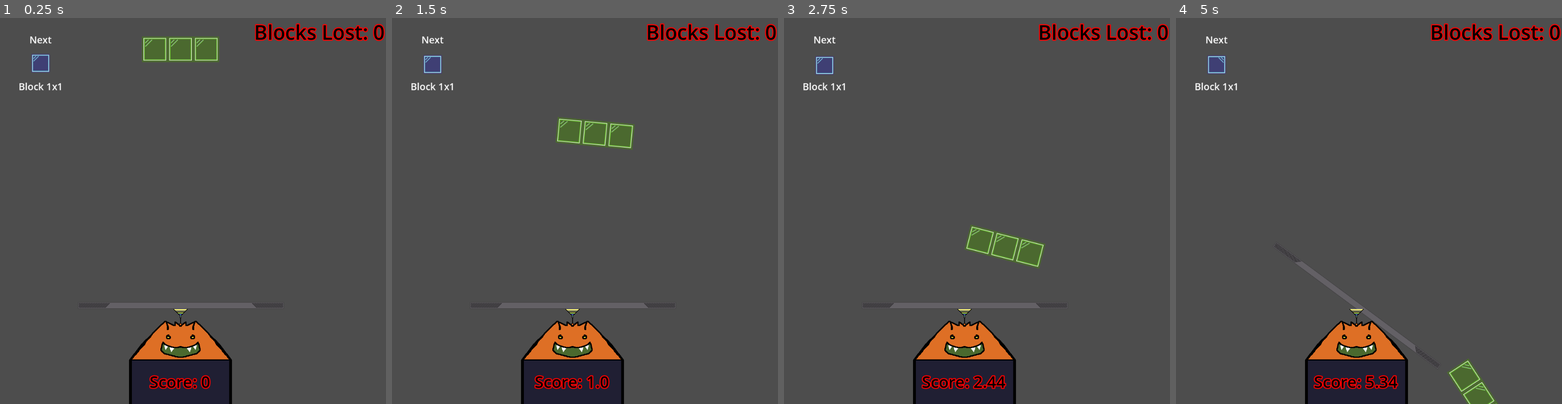
Above: before the commit, frames 1-4 (left to right).
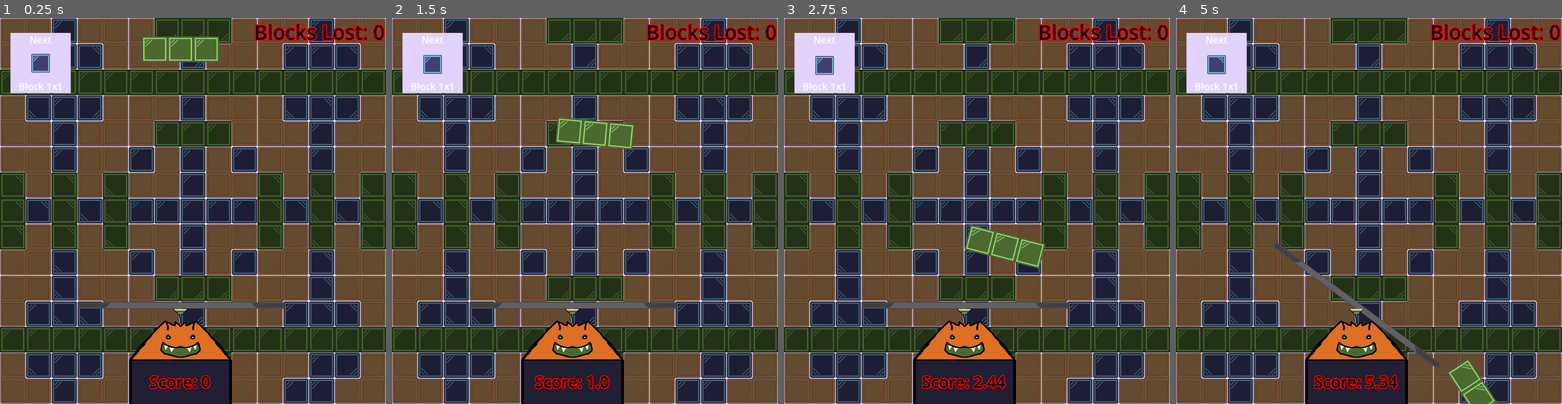
Above: after the commit, the same moments.

Repository: Simon-Melcher/TetriScales
Game: Godot game, scene res://Scenes/Main-Game.tscn
Two runs of this game, one before a commit and one after it. Both use one fixed random seed, a clock stepped at 60 frames per second and the inputs below.
Inputs:
- Up to frame 1 (0.25 s): no input
- Up to frame 2 (1.5 s): hold Right (move_right) 0.53-1.28 s; hold Up (rotate_block) 0.53-1.28 s; hold Down (move_down) from 1.28 s (still down); tap Up (rotate_block) at 1.35 s
- Up to frame 3 (2.75 s): release Down (move_down) at 2.03 s; hold Right (move_right) from 2.03 s (still down); hold Up (rotate_block) from 2.03 s (still down)
- Up to frame 4 (5 s): release Up (rotate_block) at 2.78 s; tap Up (rotate_block) at 2.85, 4.35 s; release Right (move_right) at 3.53 s; hold Up (rotate_block) 3.53-4.28 s; hold Left (move_left) from 3.53 s (still down)

The runs differ from the first frame. In frame 1, 89% of the frame differs, in the area x 0-100%, y 0-100%; in frame 2, 89%; in frame 3, 89%; in frame 4, 90%.

Commit message:
Added Background

Diff:
--- /dev/null
+++ b/Background.tscn
@@ -0,0 +1,249 @@
+[gd_scene load_steps=4 format=3 uid="uid://beyyibtg8qaob"]
+
+[ext_resource type="Texture2D" uid="uid://b7l4y6wo1xesq" path="res://Ressources/block_1x1.png" id="1_jqsg2"]
+[ext_resource type="Texture2D" uid="uid://wq87fuq6fc88" path="res://Ressources/block_2x2_L.png" id="2_8xc84"]
+[ext_resource type="Texture2D" uid="uid://bxgf65ob4v7el" path="res://Ressources/block_3x1.png" id="3_ynkqc"]
+
+[node name="Node2D" type="Node2D"]
+
+[node name="Block1x1" type="Sprite2D" parent="."]
+position = Vector2(96, 96)
+texture = ExtResource("1_jqsg2")
+
+[node name="Block2x2L" type="Sprite2D" parent="."]
+position = Vector2(64, 64)
+texture = ExtResource("2_8xc84")
+
+[node name="Block3x1" type="Sprite2D" parent="."]
+position = Vector2(224, 33)
+texture = ExtResource("3_ynkqc")
+
+[node name="Node2D" type="Node2D" parent="."]
+position = Vector2(256, 63)
+rotation = 1.5708
+
+[node name="Block1x1" type="Sprite2D" parent="Node2D"]
+position = Vector2(96, 96)
+texture = ExtResource("1_jqsg2")
+
+[node name="Block1x1" type="Sprite2D" parent="Node2D/Block1x1"]
+position = Vector2(190, 66)
+texture = ExtResource("1_jqsg2")
+
+[node name="Block2x2L" type="Sprite2D" parent="Node2D"]
+position = Vector2(64, 64)
+texture = ExtResource("2_8xc84")
+
+[node name="Block3x1" type="Sprite2D" parent="Node2D"]
+position = Vector2(225, 32)
+texture = ExtResource("3_ynkqc")
+
+[node name="Block3x1" type="Sprite2D" parent="Node2D/Block3x1"]
+position = Vector2(-66, 195)
+texture = ExtResource("3_ynkqc")
+
+[node name="Node2D2" type="Node2D" parent="."]
+position = Vector2(257, 66)
+
+[node name="Block1x1" type="Sprite2D" parent="Node2D2"]
+position = Vector2(96, 96)
+texture = ExtResource("1_jqsg2")
+
+[node name="Block1x1" type="Sprite2D" parent="Node2D2/Block1x1"]
+position = Vector2(1, -129)
+texture = ExtResource("1_jqsg2")
+
+[node name="Block1x1" type="Sprite2D" parent="Node2D2/Block1x1/Block1x1"]
+position = Vector2(64, 0)
+rotation = 4.71239
+texture = ExtResource("1_jqsg2")
+
+[node name="Block2x2L" type="Sprite2D" parent="Node2D2"]
+position = Vector2(64, 64)
+texture = ExtResource("2_8xc84")
+
+[node name="Block2x2L" type="Sprite2D" parent="Node2D2/Block2x2L"]
+position = Vector2(0, 130)
+texture = ExtResource("2_8xc84")
+
+[node name="Block2x2L" type="Sprite2D" parent="Node2D2/Block2x2L/Block2x2L"]
+position = Vector2(0, 130)
+texture = ExtResource("2_8xc84")
+
+[node name="Block3x1" type="Sprite2D" parent="Node2D2"]
+position = Vector2(224, 33)
+texture = ExtResource("3_ynkqc")
+
+[node name="Block3x1" type="Sprite2D" parent="Node2D2/Block3x1"]
+position = Vector2(-391, 708)
+texture = ExtResource("3_ynkqc")
+
+[node name="Block3x2" type="Sprite2D" parent="Node2D2/Block3x1"]
+position = Vector2(66, -65)
+texture = ExtResource("3_ynkqc")
+
+[node name="Block3x1" type="Sprite2D" parent="Node2D2/Block3x1/Block3x2"]
+position = Vector2(-391, 708)
+texture = ExtResource("3_ynkqc")
+
+[node name="Block3x3" type="Sprite2D" parent="Node2D2/Block3x1"]
+position = Vector2(196, 63)
+rotation = 1.5708
+texture = ExtResource("3_ynkqc")
+
+[node name="Block3x1" type="Sprite2D" parent="Node2D2/Block3x1/Block3x3"]
+position = Vector2(576, 198)
+texture = ExtResource("3_ynkqc")
+
+[node name="Block3x2" type="Sprite2D" parent="Node2D2/Block3x1/Block3x3"]
+position = Vector2(65, -65)
+texture = ExtResource("3_ynkqc")
+
+[node name="Block3x1" type="Sprite2D" parent="Node2D2/Block3x1/Block3x3/Block3x2"]
+position = Vector2(318, 67.9999)
+texture = ExtResource("3_ynkqc")
+
+[node name="Node2D" type="Node2D" parent="Node2D2"]
+position = Vector2(256, 63)
+rotation = 1.5708
+
+[node name="Block1x1" type="Sprite2D" parent="Node2D2/Node2D"]
+position = Vector2(96, 96)
+texture = ExtResource("1_jqsg2")
+
+[node name="Block1x1" type="Sprite2D" parent="Node2D2/Node2D/Block1x1"]
+position = Vector2(68, 65)
+texture = ExtResource("1_jqsg2")
+
+[node name="Block1x1" type="Sprite2D" parent="Node2D2/Node2D/Block1x1/Block1x1"]
+position = Vector2(128, -3.8147e-06)
+texture = ExtResource("1_jqsg2")
+
+[node name="Block2x2L" type="Sprite2D" parent="Node2D2/Node2D"]
+position = Vector2(64, 64)
+texture = ExtResource("2_8xc84")
+
+[node name="Block2x2L" type="Sprite2D" parent="Node2D2/Node2D/Block2x2L"]
+position = Vector2(-127, -261)
+texture = ExtResource("2_8xc84")
+
+[node name="Block3x1" type="Sprite2D" parent="Node2D2/Node2D"]
+position = Vector2(225, 32)
+texture = ExtResource("3_ynkqc")
+
+[node name="Block3x1" type="Sprite2D" parent="Node2D2/Node2D/Block3x1"]
+position = Vector2(324, 261)
+texture = ExtResource("3_ynkqc")
+
+[node name="Node2D3" type="Node2D" parent="."]
+position = Vector2(639, 641)
+rotation = 3.14159
+
+[node name="Block1x1" type="Sprite2D" parent="Node2D3"]
+position = Vector2(96, 96)
+texture = ExtResource("1_jqsg2")
+
+[node name="Block2x2L" type="Sprite2D" parent="Node2D3"]
+position = Vector2(64, 64)
+texture = ExtResource("2_8xc84")
+
+[node name="Block2x2L" type="Sprite2D" parent="Node2D3/Block2x2L"]
+position = Vector2(321, -196)
+texture = ExtResource("2_8xc84")
+
+[node name="Block3x1" type="Sprite2D" parent="Node2D3"]
+position = Vector2(224, 33)
+texture = ExtResource("3_ynkqc")
+
+[node name="Block3x1" type="Sprite2D" parent="Node2D3/Block3x1"]
+position = Vector2(256, 63)
+texture = ExtResource("3_ynkqc")
+
+[node name="Node2D" type="Node2D" parent="Node2D3"]
+position = Vector2(256, 63)
+rotation = 1.5708
+
+[node name="Block1x1" type="Sprite2D" parent="Node2D3/Node2D"]
+position = Vector2(96, 96)
+texture = ExtResource("1_jqsg2")
+
+[node name="Block1x1" type="Sprite2D" parent="Node2D3/Node2D/Block1x1"]
+position = Vector2(-193, -65)
+texture = ExtResource("1_jqsg2")
+
+[node name="Block1x1" type="Sprite2D" parent="Node2D3/Node2D/Block1x1/Block1x1"]
+position = Vector2(-64, -61)
+texture = ExtResource("1_jqsg2")
+
+[node name="Block1x1" type="Sprite2D" parent="Node2D3/Node2D/Block1x1/Block1x1/Block1x1"]
+position = Vector2(62, -199)
+texture = ExtResource("1_jqsg2")
+
+[node name="Block1x2" type="Sprite2D" parent="Node2D3/Node2D/Block1x1/Block1x1"]
+position = Vector2(63.9999, -260)
+texture = ExtResource("1_jqsg2")
+
+[node name="Block1x1" type="Sprite2D" parent="Node2D3/Node2D/Block1x1/Block1x1/Block1x2"]
+position = Vector2(-64, -61)
+texture = ExtResource("1_jqsg2")
+
+[node name="Block2x2L" type="Sprite2D" parent="Node2D3/Node2D"]
+position = Vector2(64, 62)
+texture = ExtResource("2_8xc84")
+
+[node name="Block3x1" type="Sprite2D" parent="Node2D3/Node2D"]
+position = Vector2(225, 32)
+texture = ExtResource("3_ynkqc")
+
+[node name="Node2D2" type="Node2D" parent="Node2D3"]
+position = Vector2(257, 66)
+
+[node name="Block1x1" type="Sprite2D" parent="Node2D3/Node2D2"]
+position = Vector2(96, 96)
+texture = ExtResource("1_jqsg2")
+
+[node name="Block2x2L" type="Sprite2D" parent="Node2D3/Node2D2"]
+position = Vector2(64, 64)
+texture = ExtResource("2_8xc84")
+
+[node name="Block3x1" type="Sprite2D" parent="Node2D3/Node2D2"]
+position = Vector2(291, -165)
+texture = ExtResource("3_ynkqc")
+
+[node name="Node2D" type="Node2D" parent="Node2D3/Node2D2"]
+position = Vector2(256, 63)
+rotation = 1.5708
+
+[node name="Block1x1" type="Sprite2D" parent="Node2D3/Node2D2/Node2D"]
+position = Vector2(96, 96)
+texture = ExtResource("1_jqsg2")
+
+[node name="Block2x2L" type="Sprite2D" parent="Node2D3/Node2D2/Node2D"]
+position = Vector2(64, 64)
+texture = ExtResource("2_8xc84")
+
+[node name="Block2x2L" type="Sprite2D" parent="Node2D3/Node2D2/Node2D/Block2x2L"]
+position = Vector2(65.9999, -126)
+texture = ExtResource("2_8xc84")
+
+[node name="Block2x2L3" type="Sprite2D" parent="Node2D3/Node2D2/Node2D/Block2x2L"]
+position = Vector2(-64.0001, -129)
+rotation = 1.5708
+texture = ExtResource("2_8xc84")
+
+[node name="Block2x2L3" type="Sprite2D" parent="Node2D3/Node2D2/Node2D/Block2x2L/Block2x2L3"]
+position = Vector2(3.8147e-05, 130)
+texture = ExtResource("2_8xc84")
+
+[node name="Block2x2L2" type="Sprite2D" parent="Node2D3/Node2D2/Node2D/Block2x2L"]
+position = Vector2(-194, 128)
+texture = ExtResource("2_8xc84")
+
+[node name="Block3x1" type="Sprite2D" parent="Node2D3/Node2D2/Node2D"]
+position = Vector2(225, 32)
+texture = ExtResource("3_ynkqc")
+
+[node name="Block3x1" type="Sprite2D" parent="Node2D3/Node2D2/Node2D/Block3x1"]
+position = Vector2(64, -64)
+rotation = 3.14159
+texture = ExtResource("3_ynkqc")
--- /dev/null
+++ b/Ressources/15x15 Background Tile.tscn
@@ -0,0 +1,187 @@
+[gd_scene load_steps=7 format=3 uid="uid://cpjak7ahx5h23"]
+
+[ext_resource type="PackedScene" uid="uid://cwg08ofgunphw" path="res://Ressources/9x9 Tile.tscn" id="1_7osqf"]
+[ext_resource type="PackedScene" uid="uid://c201535vdxx46" path="res://Ressources/2x5 Tile.tscn" id="2_ltqc4"]
+[ext_resource type="PackedScene" uid="uid://djkryr4eg7vsc" path="res://Ressources/2x2 Tile.tscn" id="3_o3euo"]
+[ext_resource type="Texture2D" uid="uid://bxgf65ob4v7el" path="res://Ressources/block_3x1.png" id="4_c8g7p"]
+[ext_resource type="Texture2D" uid="uid://b7l4y6wo1xesq" path="res://Ressources/block_1x1.png" id="5_0vquy"]
+[ext_resource type="PackedScene" uid="uid://dd64vbkqcvsnj" path="res://Ressources/3x1Tile.tscn" id="6_ltqc4"]
+
+[node name="Node2D" type="Node2D"]
+
+[node name="Node2D" parent="." instance=ExtResource("1_7osqf")]
+position = Vector2(320, 192)
+
+[node name="Node2D3" parent="." instance=ExtResource("2_ltqc4")]
+position = Vector2(640, 128)
+rotation = -3.14159
+
+[node name="Node2D2" parent="." instance=ExtResource("3_o3euo")]
+position = Vector2(640, 0)
+
+[node name="Node2D4" parent="." instance=ExtResource("3_o3euo")]
+position = Vector2(960, 320)
+rotation = -3.14159
+
+[node name="Node2D5" parent="." instance=ExtResource("3_o3euo")]
+position = Vector2(960, 0)
+rotation = 1.5708
+
+[node name="Block3x1" type="Sprite2D" parent="."]
+position = Vector2(480, 160)
+texture = ExtResource("4_c8g7p")
+
+[node name="Block3x2" type="Sprite2D" parent="."]
+position = Vector2(672, 160)
+texture = ExtResource("4_c8g7p")
+
+[node name="Block3x3" type="Sprite2D" parent="."]
+position = Vector2(864, 160)
+texture = ExtResource("4_c8g7p")
+
+[node name="Block1x1" type="Sprite2D" parent="."]
+position = Vector2(800, 96)
+texture = ExtResource("5_0vquy")
+
+[node name="Block1x2" type="Sprite2D" parent="."]
+position = Vector2(800, 32)
+texture = ExtResource("5_0vquy")
+
+[node name="Node2D6" parent="." instance=ExtResource("3_o3euo")]
+
+[node name="Node2D7" parent="." instance=ExtResource("3_o3euo")]
+position = Vector2(0, 320)
+rotation = -1.5708
+
+[node name="Node2D8" parent="." instance=ExtResource("3_o3euo")]
+position = Vector2(320, 0)
+rotation = 1.5708
+
+[node name="Block1x3" type="Sprite2D" parent="."]
+position = Vector2(160, 32)
+texture = ExtResource("5_0vquy")
+
+[node name="Block3x4" type="Sprite2D" parent="."]
+position = Vector2(288, 160)
+texture = ExtResource("4_c8g7p")
+
+[node name="Block3x5" type="Sprite2D" parent="."]
+position = Vector2(96, 160)
+texture = ExtResource("4_c8g7p")
+
+[node name="Block1x4" type="Sprite2D" parent="."]
+position = Vector2(160, 96)
+texture = ExtResource("5_0vquy")
+
+[node name="Node2D9" parent="." instance=ExtResource("2_ltqc4")]
+position = Vector2(128, 320)
+rotation = 1.5708
+
+[node name="Block3x6" type="Sprite2D" parent="."]
+position = Vector2(800, 480)
+rotation = -1.5708
+texture = ExtResource("4_c8g7p")
+
+[node name="Block3x7" type="Sprite2D" parent="."]
+position = Vector2(160, 480)
+rotation = 1.5708
+texture = ExtResource("4_c8g7p")
+
+[node name="Block1x5" type="Sprite2D" parent="."]
+position = Vector2(160, 224)
+texture = ExtResource("5_0vquy")
+
+[node name="Block1x6" type="Sprite2D" parent="."]
+position = Vector2(160, 288)
+texture = ExtResource("5_0vquy")
+
+[node name="Block1x7" type="Sprite2D" parent="."]
+position = Vector2(160, 352)
+texture = ExtResource("5_0vquy")
+
+[node name="Node2D10" parent="." instance=ExtResource("2_ltqc4")]
+position = Vector2(832, 640)
+rotation = -1.5708
+
+[node name="Block1x8" type="Sprite2D" parent="."]
+position = Vector2(800, 352)
+texture = ExtResource("5_0vquy")
+
+[node name="Block1x9" type="Sprite2D" parent="."]
+position = Vector2(800, 288)
+texture = ExtResource("5_0vquy")
+
+[node name="Block1x10" type="Sprite2D" parent="."]
+position = Vector2(800, 224)
+rotation = 1.5708
+texture = ExtResource("5_0vquy")
+
+[node name="Node2D11" parent="." instance=ExtResource("2_ltqc4")]
+position = Vector2(640, 960)
+rotation = -3.14159
+
+[node name="Block3x8" type="Sprite2D" parent="."]
+position = Vector2(480, 800)
+texture = ExtResource("4_c8g7p")
+
+[node name="Node2D12" parent="." instance=ExtResource("3_o3euo")]
+position = Vector2(0, 640)
+
+[node name="Node2D13" parent="." instance=ExtResource("3_o3euo")]
+position = Vector2(960, 640)
+rotation = 1.5708
+
+[node name="Node2D14" parent="." instance=ExtResource("3_o3euo")]
+position = Vector2(320, 960)
+rotation = -3.14159
+
+[node name="Node2D15" parent="." instance=ExtResource("3_o3euo")]
+position = Vector2(960, 960)
+rotation = -3.14159
+
+[node name="Node2D16" parent="." instance=ExtResource("3_o3euo")]
+position = Vector2(0, 960)
+rotation = -1.5708
+
+[node name="Node2D17" parent="." instance=ExtResource("3_o3euo")]
+position = Vector2(640, 832)
+
+[node name="Block3x9" type="Sprite2D" parent="."]
+position = Vector2(96, 800)
+texture = ExtResource("4_c8g7p")
+
+[node name="Block3x10" type="Sprite2D" parent="."]
+position = Vector2(288, 800)
+texture = ExtResource("4_c8g7p")
+
+[node name="Block3x11" type="Sprite2D" parent="."]
+position = Vector2(672, 800)
+texture = ExtResource("4_c8g7p")
+
+[node name="Block3x12" type="Sprite2D" parent="."]
+position = Vector2(864, 800)
+texture = ExtResource("4_c8g7p")
+
+[node name="Block1x11" parent="." instance=ExtResource("6_ltqc4")]
+position = Vector2(800, 608)
+rotation = 1.5708
+
+[node name="Block1x12" parent="." instance=ExtResource("6_ltqc4")]
+position = Vector2(160, 736)
+rotation = -1.5708
+
+[node name="Block1x13" type="Sprite2D" parent="."]
+position = Vector2(160, 864)
+texture = ExtResource("5_0vquy")
+
+[node name="Block1x14" type="Sprite2D" parent="."]
+position = Vector2(800, 864)
+texture = ExtResource("5_0vquy")
+
+[node name="Block1x15" type="Sprite2D" parent="."]
+position = Vector2(160, 928)
+texture = ExtResource("5_0vquy")
+
+[node name="Block1x16" type="Sprite2D" parent="."]
+position = Vector2(800, 928)
+texture = ExtResource("5_0vquy")
--- /dev/null
+++ b/Ressources/2x2 Tile.tscn
@@ -0,0 +1,14 @@
+[gd_scene load_steps=3 format=3 uid="uid://djkryr4eg7vsc"]
+
+[ext_resource type="Texture2D" uid="uid://wq87fuq6fc88" path="res://Ressources/block_2x2_L.png" id="1_uf001"]
+[ext_resource type="Texture2D" uid="uid://b7l4y6wo1xesq" path="res://Ressources/block_1x1.png" id="2_o8y5b"]
+
+[node name="Node2D" type="Node2D"]
+
+[node name="Block2x2L" type="Sprite2D" parent="."]
+position = Vector2(64, 64)
+texture = ExtResource("1_uf001")
+
+[node name="Block1x1" type="Sprite2D" parent="."]
+position = Vector2(96, 96)
+texture = ExtResource("2_o8y5b")
--- /dev/null
+++ b/Ressources/2x3 Tile.tscn
@@ -0,0 +1,13 @@
+[gd_scene load_steps=2 format=3 uid="uid://chmqu76vwe1t0"]
+
+[ext_resource type="Texture2D" uid="uid://bxgf65ob4v7el" path="res://Ressources/block_3x1.png" id="1_h65ux"]
+
+[node name="Node2D" type="Node2D"]
+
+[node name="Block3x1" type="Sprite2D" parent="."]
+position = Vector2(96, 32)
+texture = ExtResource("1_h65ux")
+
+[node name="Block3x2" type="Sprite2D" parent="."]
+position = Vector2(96, 96)
+texture = ExtResource("1_h65ux")
--- /dev/null
+++ b/Ressources/2x5 Tile.tscn
@@ -0,0 +1,24 @@
+[gd_scene load_steps=4 format=3 uid="uid://c201535vdxx46"]
+
+[ext_resource type="Texture2D" uid="uid://wq87fuq6fc88" path="res://Ressources/block_2x2_L.png" id="1_aq0it"]
+[ext_resource type="Texture2D" uid="uid://bxgf65ob4v7el" path="res://Ressources/block_3x1.png" id="2_bwnqn"]
+[ext_resource type="Texture2D" uid="uid://b7l4y6wo1xesq" path="res://Ressources/block_1x1.png" id="3_e6myu"]
+
+[node name="Node2D" type="Node2D"]
+
+[node name="Block2x2L" type="Sprite2D" parent="."]
+position = Vector2(64, 64)
+texture = ExtResource("1_aq0it")
+
+[node name="Block3x1" type="Sprite2D" parent="."]
+position = Vector2(160, 96)
+texture = ExtResource("2_bwnqn")
+
+[node name="Block2x2L2" type="Sprite2D" parent="."]
+position = Vector2(256, 64)
+rotation = 1.5708
+texture = ExtResource("1_aq0it")
+
+[node name="Block1x1" type="Sprite2D" parent="."]
+position = Vector2(160, 32)
+texture = ExtResource("3_e6myu")
--- /dev/null
+++ b/Ressources/3x1Tile.tscn
@@ -0,0 +1,15 @@
+[gd_scene load_steps=2 format=3 uid="uid://dd64vbkqcvsnj"]
+
+[ext_resource type="Texture2D" uid="uid://b7l4y6wo1xesq" path="res://Ressources/block_1x1.png" id="1_q6b3o"]
+
+[node name="Block1x1" type="Sprite2D"]
+position = Vector2(32, 32)
+texture = ExtResource("1_q6b3o")
+
+[node name="Block1x1" type="Sprite2D" parent="."]
+position = Vector2(64, 0)
+texture = ExtResource("1_q6b3o")
+
+[node name="Block1x2" type="Sprite2D" parent="."]
+position = Vector2(128, 0)
+texture = ExtResource("1_q6b3o")
--- /dev/null
+++ b/Ressources/4x5Tile.tscn
@@ -0,0 +1,11 @@
+[gd_scene load_steps=2 format=3 uid="uid://b0m8x2co1ndlb"]
+
+[ext_resource type="PackedScene" uid="uid://c201535vdxx46" path="res://Ressources/2x5 Tile.tscn" id="1_og7xn"]
+
+[node name="Node2D" type="Node2D"]
+
+[node name="Node2D" parent="." instance=ExtResource("1_og7xn")]
+
+[node name="Node2D2" parent="." instance=ExtResource("1_og7xn")]
+position = Vector2(320, 256)
+rotation = 3.14159
--- /dev/null
+++ b/Ressources/9x9 Tile.tscn
@@ -0,0 +1,119 @@
+[gd_scene load_steps=5 format=3 uid="uid://cwg08ofgunphw"]
+
+[ext_resource type="PackedScene" uid="uid://c201535vdxx46" path="res://Ressources/2x5 Tile.tscn" id="1_krbjv"]
+[ext_resource type="Texture2D" uid="uid://wq87fuq6fc88" path="res://Ressources/block_2x2_L.png" id="2_au24q"]
+[ext_resource type="Texture2D" uid="uid://b7l4y6wo1xesq" path="res://Ressources/block_1x1.png" id="3_gsw3c"]
+[ext_resource type="PackedScene" uid="uid://djkryr4eg7vsc" path="res://Ressources/2x2 Tile.tscn" id="4_62va6"]
+
+[node name="Node2D" instance=ExtResource("1_krbjv")]
+position = Vector2(128, 0)
+
+[node name="Node2D" parent="." index="4" instance=ExtResource("1_krbjv")]
+position = Vector2(448, 128)
+rotation = 1.5708
+
+[node name="Node2D2" parent="." index="5" instance=ExtResource("1_krbjv")]
+position = Vector2(-128, 448)
+rotation = 4.71239
+
+[node name="Node2D3" parent="." index="6" instance=ExtResource("1_krbjv")]
+position = Vector2(320, 576)
+rotation = 3.14159
+
+[node name="Block2x2L3" type="Sprite2D" parent="Node2D3" index="4"]
+position = Vector2(-64, 64)
+rotation = 3.14159
+texture = ExtResource("2_au24q")
+
+[node name="Block1x2" type="Sprite2D" parent="Node2D3/Block2x2L3" index="0"]
+position = Vector2(32, 32)
+texture = ExtResource("3_gsw3c")
+
+[node name="Block2x2L4" type="Sprite2D" parent="Node2D3" index="5"]
+position = Vector2(384, 64)
+rotation = -1.5708
+texture = ExtResource("2_au24q")
+
+[node name="Block1x2" type="Sprite2D" parent="Node2D3/Block2x2L4" index="0"]
+position = Vector2(32, 32)
+rotation = 3.14159
+texture = ExtResource("3_gsw3c")
+
+[node name="Node2D" parent="Node2D3/Block2x2L4" index="1" instance=ExtResource("4_62va6")]
+position = Vector2(-384, -64)
+rotation = 1.5708
+
+[node name="Node2D2" parent="Node2D3/Block2x2L4" index="2" instance=ExtResource("4_62va6")]
+position = Vector2(-384, -384)
+rotation = 3.14159
+
+[node name="Block2x2L3" type="Sprite2D" parent="." index="7"]
+position = Vector2(256, 384)
+texture = ExtResource("2_au24q")
+
+[node name="Block2x2L4" type="Sprite2D" parent="." index="8"]
+position = Vector2(64, 384)
+rotation = 1.5708
+texture = ExtResource("2_au24q")
+
+[node name="Block2x2L5" type="Sprite2D" parent="." index="9"]
+position = Vector2(64, 192)
+rotation = 3.14159
+texture = ExtResource("2_au24q")
+
+[node name="Block2x2L6" type="Sprite2D" parent="." index="10"]
+position = Vector2(256, 192)
+rotation = 4.71239
+texture = ExtResource("2_au24q")
+
+[node name="Block1x2" type="Sprite2D" parent="." index="11"]
+position = Vector2(32, 416)
+texture = ExtResource("3_gsw3c")
+
+[node name="Block1x3" type="Sprite2D" parent="." index="12"]
+position = Vector2(288, 416)
+texture = ExtResource("3_gsw3c")
+
+[node name="Block1x4" type="Sprite2D" parent="." index="13"]
+position = Vector2(32, 160)
+texture = ExtResource("3_gsw3c")
+
+[node name="Block1x5" type="Sprite2D" parent="." index="14"]
+position = Vector2(288, 160)
+texture = ExtResource("3_gsw3c")
+
+[node name="Block1x6" type="Sprite2D" parent="." index="15"]
+position = Vector2(32, 288)
+texture = ExtResource("3_gsw3c")
+
+[node name="Block1x7" type="Sprite2D" parent="." index="16"]
+position = Vector2(96, 288)
+texture = ExtResource("3_gsw3c")
+
+[node name="Block1x8" type="Sprite2D" parent="." index="17"]
+position = Vector2(160, 416)
+texture = ExtResource("3_gsw3c")
+
+[node name="Block1x9" type="Sprite2D" parent="." index="18"]
+position = Vector2(160, 352)
+texture = ExtResource("3_gsw3c")
+
+[node name="Block1x10" type="Sprite2D" parent="." index="19"]
+position = Vector2(288, 288)
+texture = ExtResource("3_gsw3c")
+
+[node name="Block1x11" type="Sprite2D" parent="." index="20"]
+position = Vector2(224, 288)
+texture = ExtResource("3_gsw3c")
+
+[node name="Block1x12" type="Sprite2D" parent="." index="21"]
+position = Vector2(160, 288)
+texture = ExtResource("3_gsw3c")
+
+[node name="Block1x13" type="Sprite2D" parent="." index="22"]
+position = Vector2(160, 224)
+texture = ExtResource("3_gsw3c")
+
+[node name="Block1x14" type="Sprite2D" parent="." index="23"]
+position = Vector2(160, 160)
+texture = ExtResource("3_gsw3c")
--- /dev/null
+++ b/Scenes/Main-Game.gdshader
@@ -0,0 +1,14 @@
+shader_type canvas_item;
+
+void vertex() {
+	// Called for every vertex the material is visible on.
+}
+
+void fragment() {
+	// Called for every pixel the material is visible on.
+}
+
+//void light() {
+//	// Called for every pixel for every light affecting the CanvasItem.
+//	// Uncomment to replace the default light processing function with this one.
+//}
--- a/Scenes/Main-Game.tscn
+++ b/Scenes/Main-Game.tscn
@@ -7,6 +7,8 @@
 [ext_resource type="PackedScene" uid="uid://m1n40kyskpax" path="res://Ressources/kill_zone.tscn" id="5_li234"]
 [ext_resource type="PackedScene" uid="uid://b4leo8yxmxvy7" path="res://Ressources/scale_base.tscn" id="6_ntdyd"]
 [ext_resource type="PackedScene" uid="uid://cg2jfxm4m4f6u" path="res://Scenes/preview_sub_viewport_container.tscn" id="8_0go7v"]
+[ext_resource type="PackedScene" uid="uid://cpjak7ahx5h23" path="res://Ressources/15x15 Background Tile.tscn" id="8_ntdyd"]
+[ext_resource type="Shader" uid="uid://bf8opukbkwppe" path="res://Scenes/Main-Game.gdshader" id="9_0go7v"]
 
 [sub_resource type="RectangleShape2D" id="RectangleShape2D_metym"]
 size = Vector2(64, 64)
@@ -23,6 +25,9 @@
 "variants": [2, false, true, 1, ExtResource("2_mjuhr"), ExtResource("3_ntdyd"), SubResource("RectangleShape2D_metym")],
 "version": 3
 }
+
+[sub_resource type="ShaderMaterial" id="ShaderMaterial_dqf7k"]
+shader = ExtResource("9_0go7v")
 
 [node name="Main-scene" type="Node2D" node_paths=PackedStringArray("ScoreLabel", "LostBlockLabel", "game_over_label", "high_score_label", "exit_button", "restart_button")]
 script = ExtResource("1_qxxgd")
@@ -161,3 +166,9 @@
 offset_right = -223.0
 offset_bottom = -135.0
 scale = Vector2(0.75, 0.75)
+
+[node name="Node2D" parent="." instance=ExtResource("8_ntdyd")]
+modulate = Color(0.466181, 0.466181, 0.466181, 1)
+z_index = -10
+material = SubResource("ShaderMaterial_dqf7k")
+position = Vector2(-449, -372)
--- a/project.godot
+++ b/project.godot
@@ -13,6 +13,7 @@
 config/name="TetriScales"
 run/main_scene="uid://ddhyph5djqsrc"
 config/features=PackedStringArray("4.4", "GL Compatibility")
+boot_splash/bg_color=Color(0.237141, 0.00630806, 0.268137, 1)
 config/icon="res://icon.svg"
 
 [autoload]
@@ -55,3 +56,4 @@
 
 renderer/rendering_method="gl_compatibility"
 renderer/rendering_method.mobile="gl_compatibility"
+environment/defaults/default_clear_color=Color(0.883852, 0.82908, 0.994077, 1)
Not shown, added: Scenes/Main-Game.gdshader.uid
Not shown: 1 places in Scenes/Main-Game.tscn that only renumber resources
